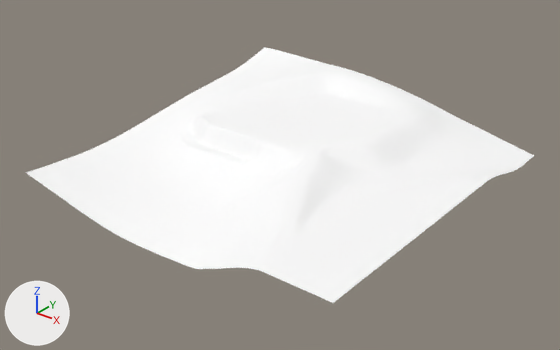
Before and after pictures for a commit that changed the glTF model games/yorimichi/assets/belmonte/meshes/SM_BM_BT_Terrain_1_4.glb.
Before and after are seen from a 50 mm lens placed at (-334.0, 159.0, 254.0), pointed at (-641.0, 542.0, 17.0). Every picture has the same lights, and +X, +Y and +Z are marked at lower left. The first picture is the older version.

Names of what the first picture shows: 'SM_BM_BT_Terrain_1_4'.
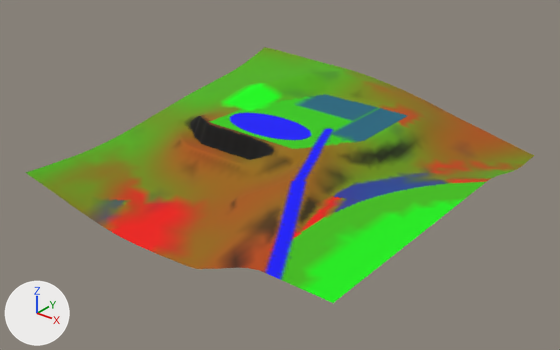
What the commit changed:
me_sm_bt_terrain_1_4 has 4637 vertices, 9131 faces and spans x -768.0..-512.0, y 424.0..680.0, z 9.0..54.0.
me_sm_bt_terrain_1_4 is used by ob_sm_bm_bt_terrain_1_4; location (0.0, 0.0, 0.0).
me_sm_bt_terrain_1_4 part 1: 2572 faces centred in x -766.0..-513.0, y 424.0..677.0, z 21.0..53.0 are repainted in the vertex colours; the middle colour goes from white #ffffff to green #3dc000.
me_sm_bt_terrain_1_4 part 2: 2832 faces centred in x -729.0..-532.0, y 424.0..639.0, z 13.0..42.0 are repainted in the vertex colours; the middle colour goes from white #ffffff to blue #0d148e.
me_sm_bt_terrain_1_4 part 3: 2463 faces centred in x -732.0..-513.0, y 424.0..677.0, z 9.0..43.0 are repainted in the vertex colours; the middle colour goes from white #ffffff to brown #9b5700.
me_sm_bt_terrain_1_4 part 4: 1264 faces centred in x -755.0..-513.0, y 426.0..677.0, z 12.0..51.0 are repainted in the vertex colours; the middle colour goes from white #ffffff to dark yellow #767700.

Where the change shows, as pixel boxes (x1, y1, x2, y2) in the pictures (560 x 350 px):
part 1 of me_sm_bt_terrain_1_4, recoloured (white to green)
    both: (26, 47, 506, 303)
part 2 of me_sm_bt_terrain_1_4, recoloured
    both: (112, 95, 446, 280)
part 3 of me_sm_bt_terrain_1_4, recoloured (white to brown)
    both: (88, 94, 514, 273)
part 4 of me_sm_bt_terrain_1_4, recoloured (darker)
    both: (41, 71, 534, 239)
